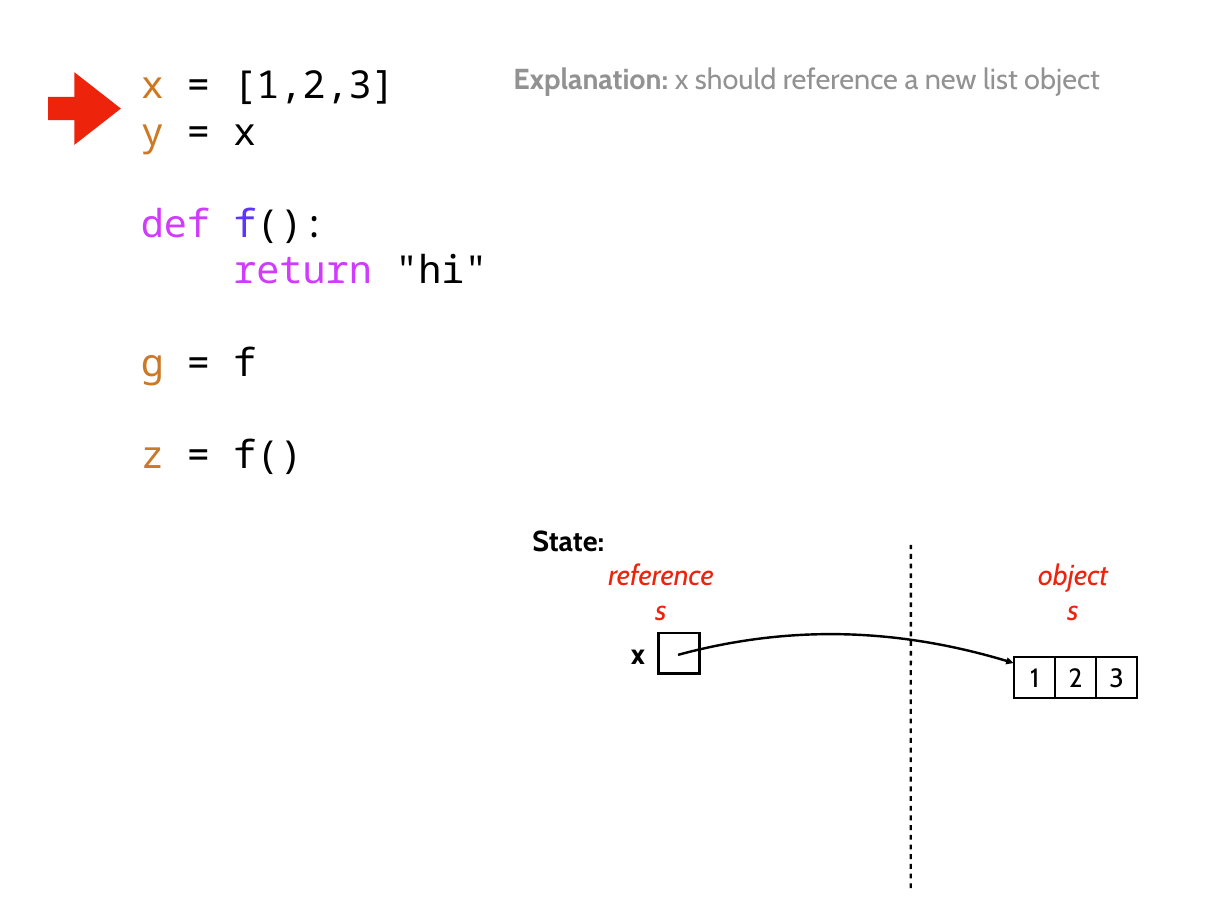
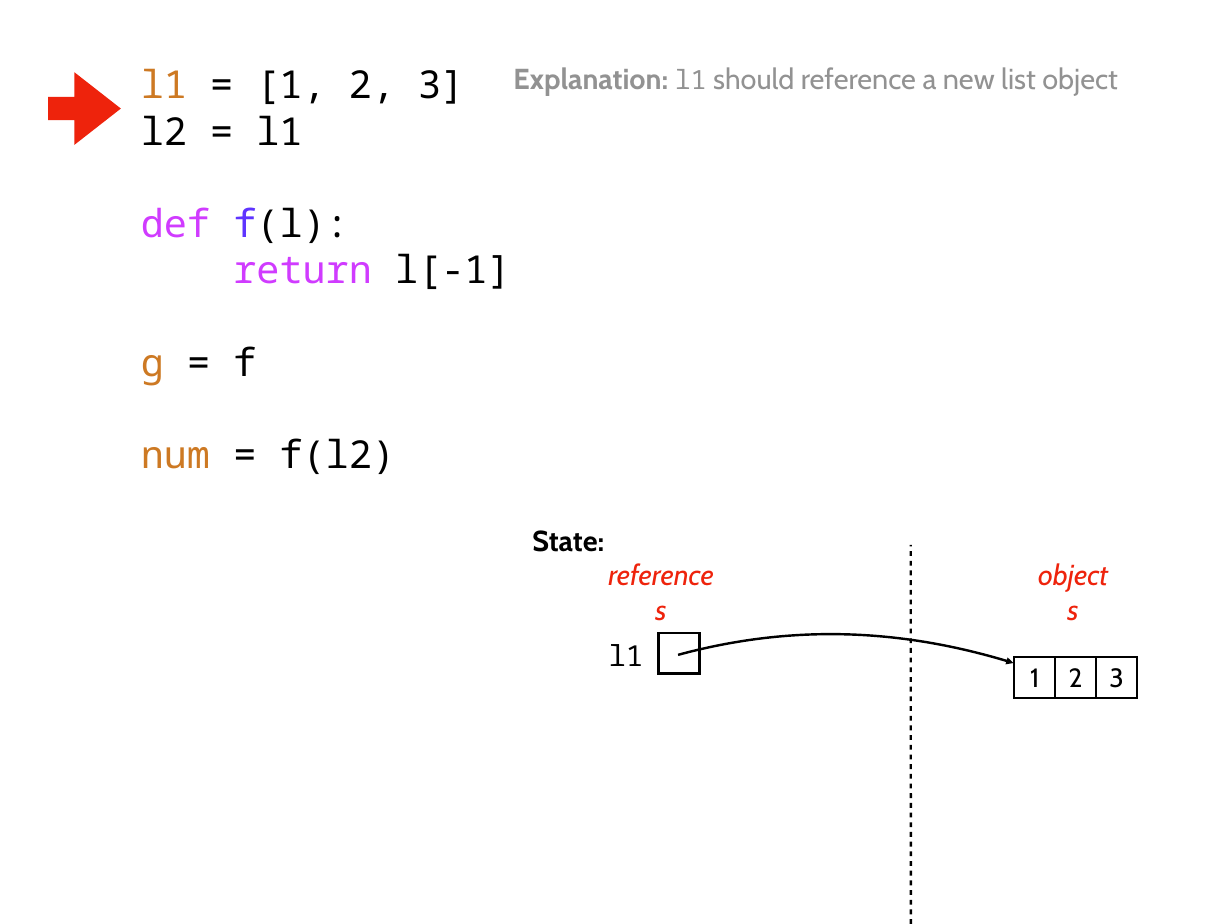
Before and after one commit to tylerharter/caraza-harter-com, a slide deck: slide 7 of tyler/meena/cs220/f21/materials/lec_24_F21.pptx. Drawn at 1232x924 pixels with LibreOffice and Linux fonts; fonts in the diff are those of the drawing. Boxes give left, top, right and bottom in pixels: in the first picture for what was removed or moved away, otherwise in the second. Text is boxed around its words. In the diff, an @@ line names an element or a change of style, - is before the commit and + after.

```diff
--- a/tyler/meena/cs220/f21/materials/lec_24_F21.pptx
+++ b/tyler/meena/cs220/f21/materials/lec_24_F21.pptx
@@ text at box(141, 68, 511, 289): text changed @@
-x = [1,2,3]
-y = x
-def f():
-return "hi"
+l1 = [1, 2, 3]
+l2 = l1
+def f(l):
+return l[-1]
@@ text at box(513, 67, 1118, 96): text changed @@
-Explanation: x should reference a new list object
+Explanation: l1 should reference a new list object
@@ text at box(141, 438, 395, 474): text changed @@
-z = f()
+num = f(l2)
@@ line moved from (911, 888) - (911, 545) to (911, 924) - (911, 545) @@
@@ text at box(609, 644, 644, 666): text changed; font Cabin to Noto Sans Mono; bold off @@
-x
+l1
```
Also in this commit, not shown: 16 other slides changed, 8 other files.
